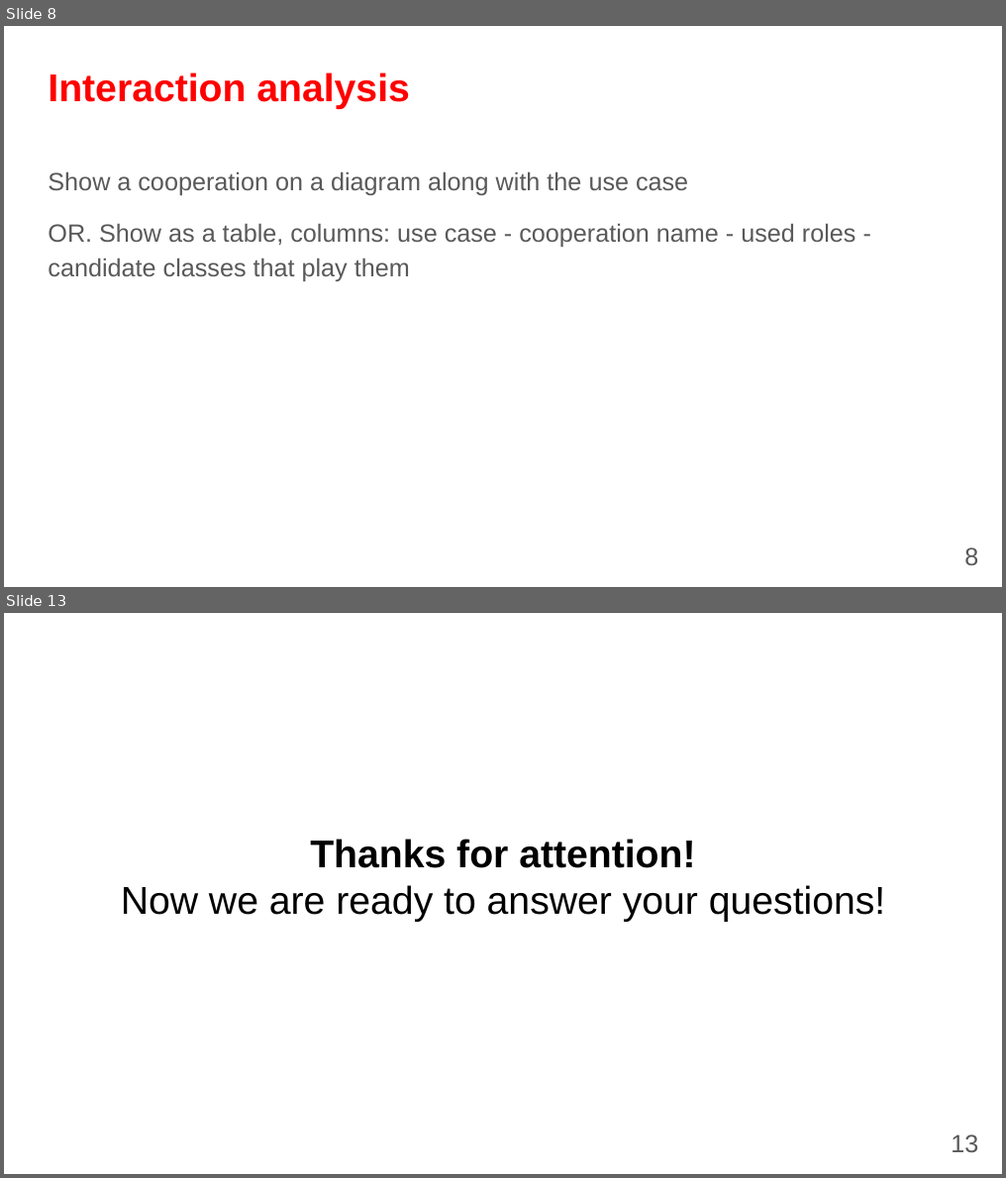
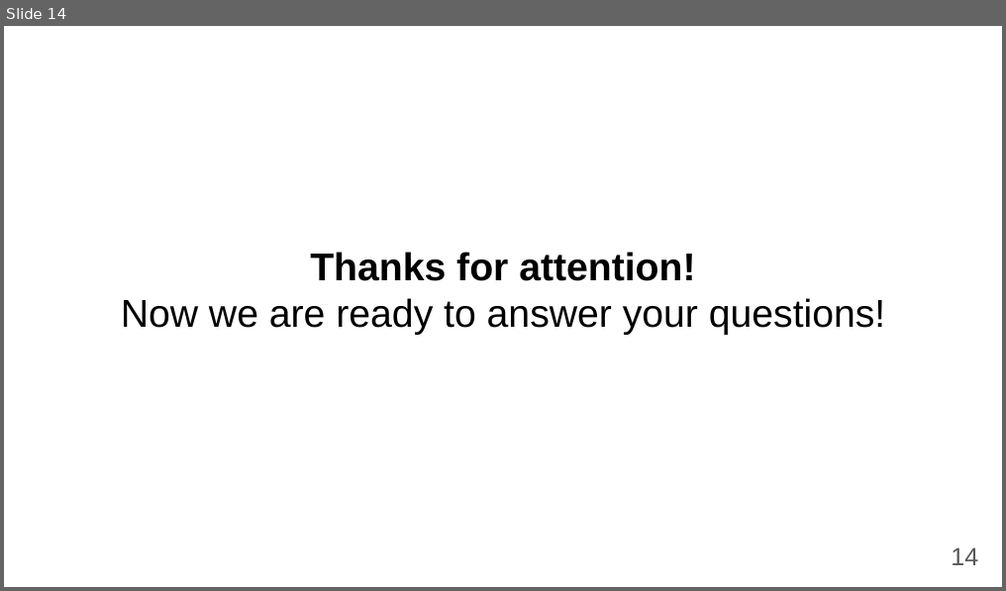
Before and after one commit to fanglores/Advanced-Software-Design, a slide deck: PracticeTasks/Final_Task/K8C_FinalTask1_(Task8).pptx. Shown one above the other, each under a label of ours: slides 8 and 13 before the commit, slide 14 after it; the slides between them are not shown. The pictures are 1006x1178 and 1006x591 pixels, drawn with LibreOffice and Linux fonts; fonts in the diff are those of the drawing. Boxes give left, top, right and bottom in pixels: in the first picture for what was removed or moved away, otherwise in the second. Text is boxed around its words. In the diff, an @@ line names an element or a change of style, - is before the commit and + after.

```diff
--- a/PracticeTasks/Final_Task/K8C_FinalTask1_(Task8).pptx
+++ b/PracticeTasks/Final_Task/K8C_FinalTask1_(Task8).pptx
@@ slide 8 removed at bbox=[4, 26, 1002, 587], background #FFFFFF @@
@@ title removed at bbox=[48, 73, 410, 109] @@
-Interaction analysis
@@ text removed at bbox=[48, 172, 856, 281] @@
-Show a cooperation on a diagram along with the use case
-OR. Show as a table, columns: use case - cooperation name - used roles - candidate classes that play them
@@ page number removed at bbox=[964, 548, 978, 566] @@
-8
@@ what was slide 13 is now slide 14 @@
@@ page number at bbox=[950, 548, 978, 566]: text changed @@
-13
+14
```
Also in this commit, not shown: 5 slides changed, 4 slides added, 1 other slide removed, 1 other file.
